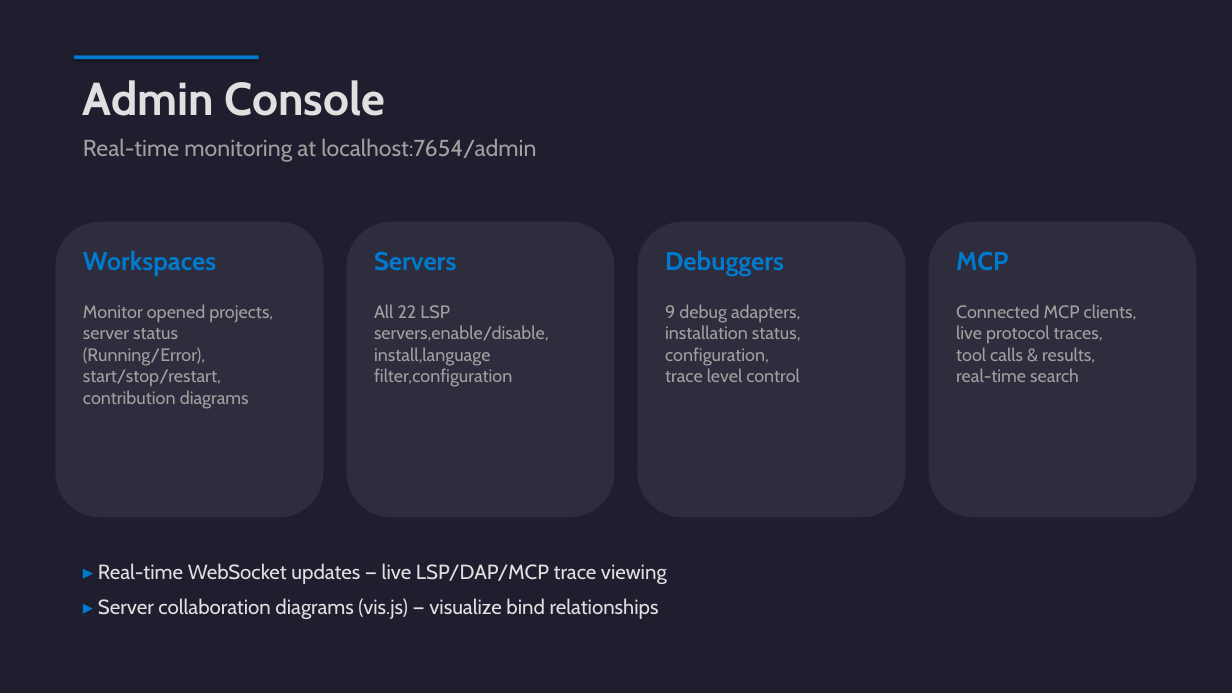
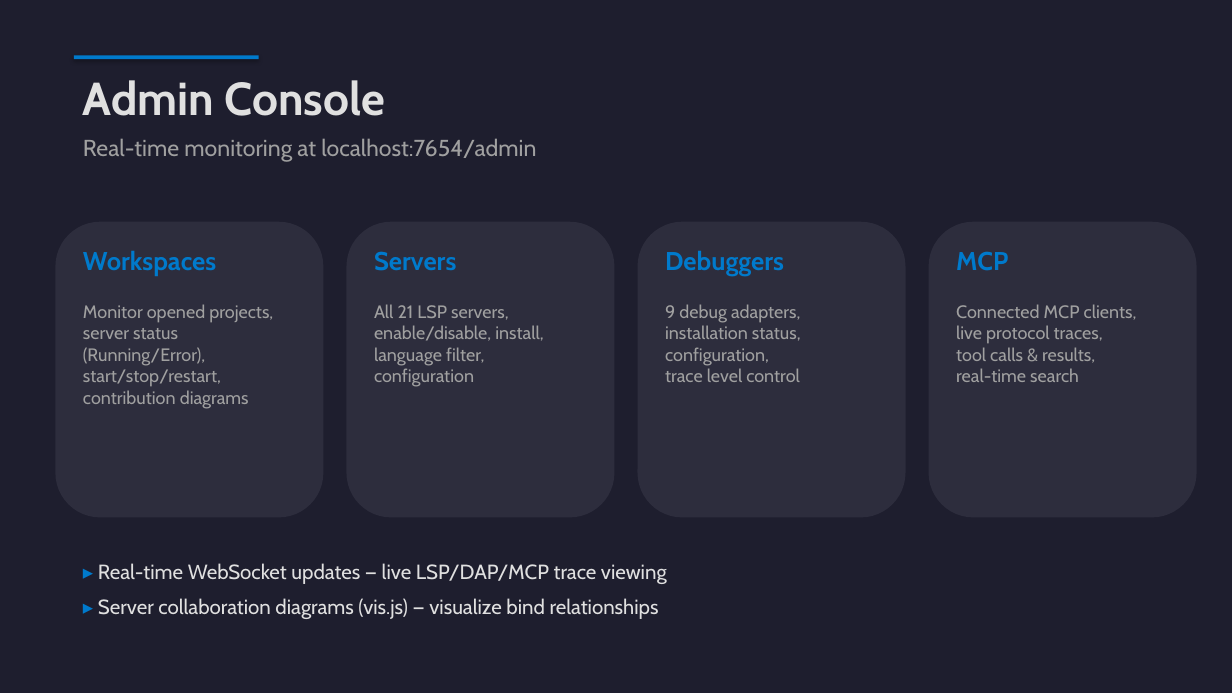
Before and after one commit to angelozerr/mcp-ade, a slide deck: slide 14 of presentation/MCP_LanguageTools.pptx. Drawn at 1232x693 pixels with LibreOffice and Linux fonts; fonts in the diff are those of the drawing. Boxes give left, top, right and bottom in pixels: in the first picture for what was removed or moved away, otherwise in the second. Text is boxed around its words. In the diff, an @@ line names an element or a change of style, - is before the commit and + after.

```diff
--- a/presentation/MCP_LanguageTools.pptx
+++ b/presentation/MCP_LanguageTools.pptx
@@ text at (x1=374, y1=304, x2=543, y2=387): text changed @@
-All 22 LSP servers,enable/disable, install,language filter,configuration
+All 21 LSP servers,
+enable/disable, install,
+language filter,
+configuration
```
Also in this commit, not shown: 6 other slides changed, 1 slide added, 39 other files.
